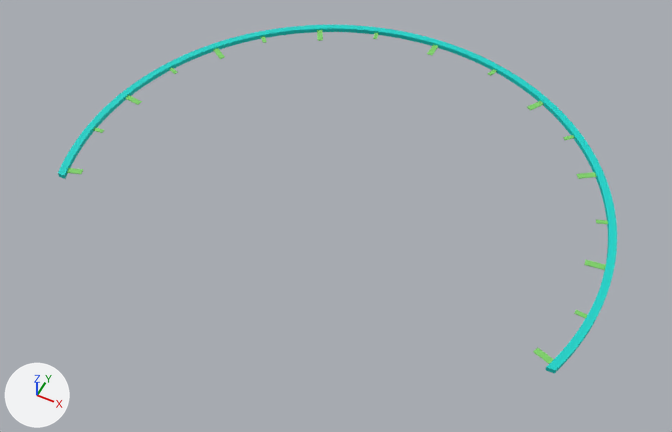
Before and after pictures for a commit that changed the OBJ model zawa/static_assets/models/jumping/dashBoard.obj.
Rendered twice from a 50 mm lens placed at (1.14, -2.22, 2.68), pointed at (-0.02, 0.09, -0.21). The lights are fixed; the arrows at lower left show +X, +Y and +Z. Where no turn or scale is listed for an object, it has been applied to the vertices.

Names of what the first picture shows: 'Cylinder.002_Cylinder.006'.
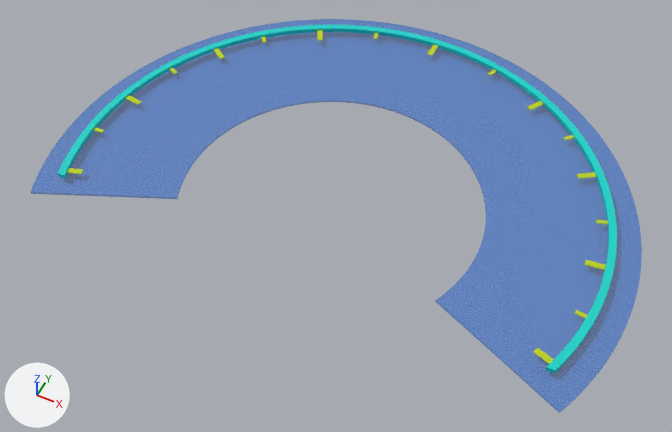
Changed parts and their boxes [x1, y1, x2, y2] in the pictures (672 x 432 px):
```json
{"object": "Cylinder", "change": "added", "after": [31, 19, 642, 413], "on screen": "blue"}
```

Scene script edits in JSON lines:
```json
{"op": "add", "block": "mat_material_001", "code": ["mat_material_001 = principled_material('Material.001')", "mat_material_001.base_color = (0.0215, 0.184, 0.64)  # blue #2877d1", "mat_material_001.roughness = 0.69", "mat_material_001.alpha = 0.5"]}
{"op": "add", "block": "me_cylinder", "code": ["me_cylinder = bpy.data.meshes.new('Cylinder')", "me_cylinder.from_pydata(...)  # 1148 vertices, 579 faces; spans x -1.2..1.2, y -0.5..1.2, z -0.04..-0.03", "me_cylinder.materials.append(mat_material_001)  # blue #2877d1"]}
{"op": "add", "block": "ob_cylinder", "code": ["ob_cylinder = bpy.data.objects.new('Cylinder', me_cylinder)", "ob_cylinder.location = (0.0, 0.0, 0.0)"]}
```
